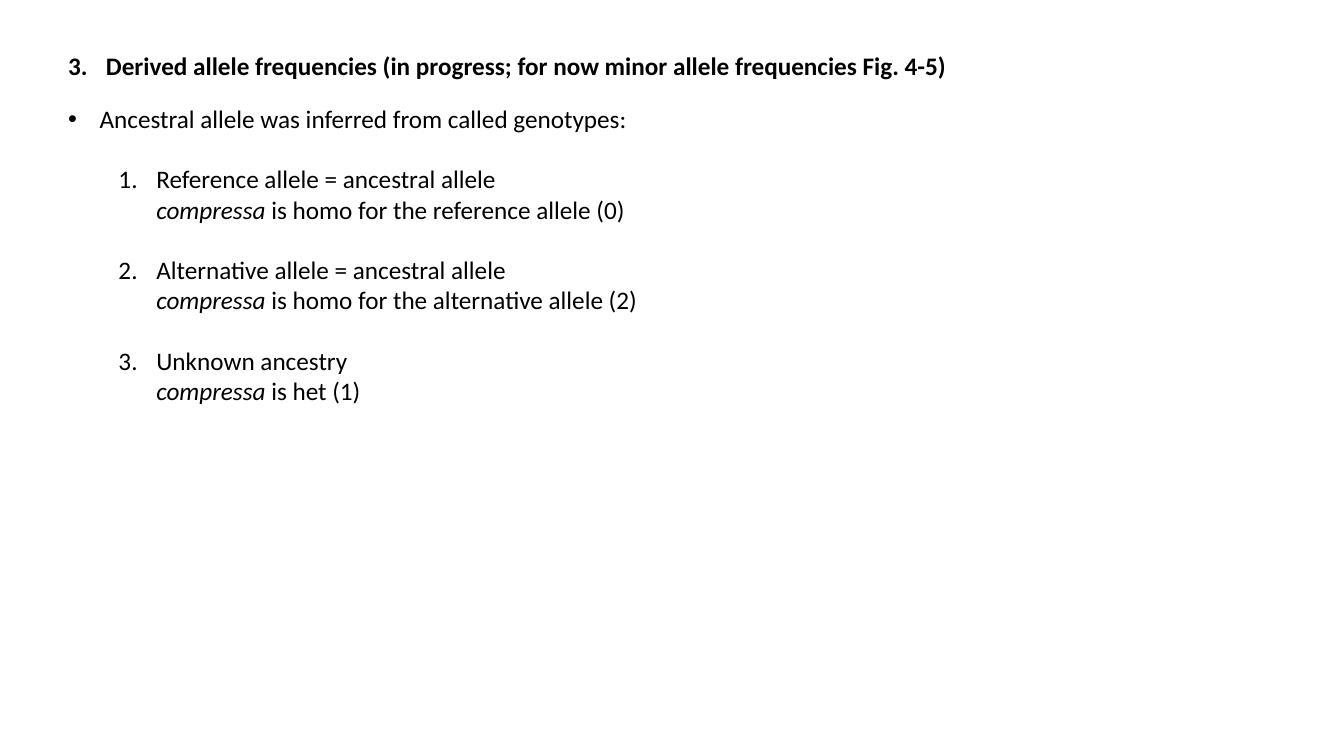
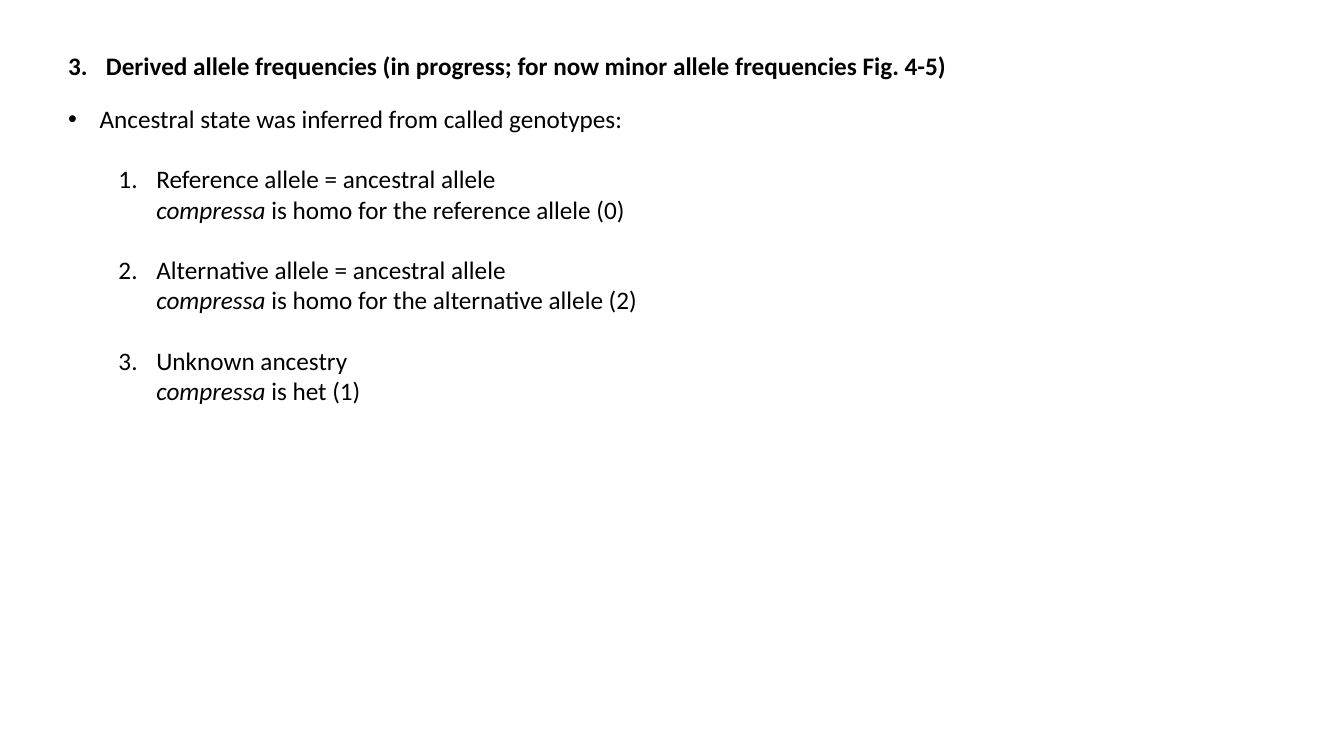
Before and after one commit to sam0per/Littorina_saxatilis_short_variants, a slide deck: slide 13 of short_genetic_variants/docs/short_indels.pptx. Drawn at 1344x756 pixels with LibreOffice and Linux fonts; fonts in the diff are those of the drawing. Boxes give left, top, right and bottom in pixels: in the first picture for what was removed or moved away, otherwise in the second. Text is boxed around its words. In the diff, an @@ line names an element or a change of style, - is before the commit and + after.

```diff
--- a/short_genetic_variants/docs/short_indels.pptx
+++ b/short_genetic_variants/docs/short_indels.pptx
@@ text at [100,110,622,133]: text changed @@
-• Ancestral allele was inferred from called genotypes:
+• Ancestral state was inferred from called genotypes:
```
Also in this commit, not shown: 2 other slides changed, 5 slides added, 2 other files.
